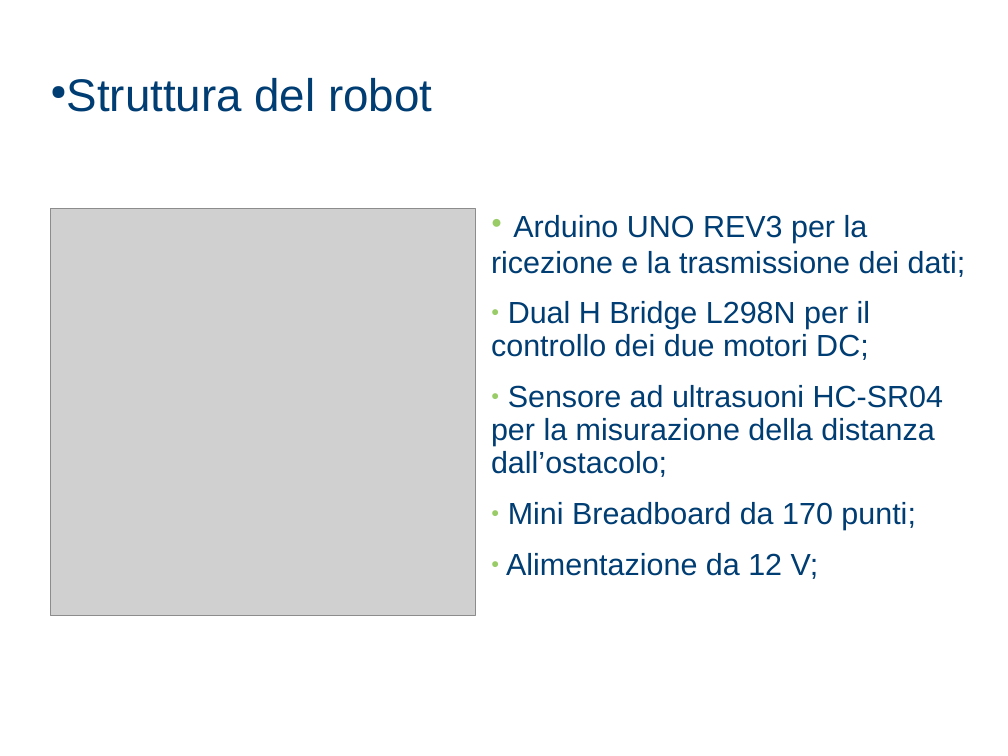
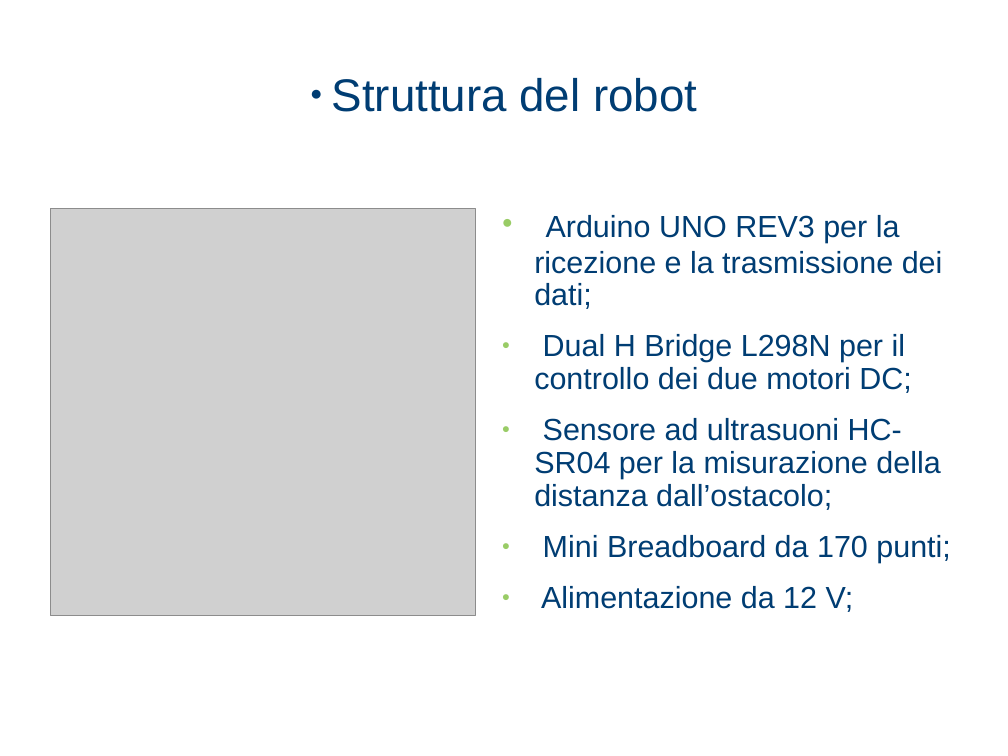
Before and after one commit to ivochan/ArduCARino, a slide deck: slide 4 of presentation/PresentazioneProgettoTecnologie_powerpoint.pptx. Drawn at 1008x756 pixels with LibreOffice and Linux fonts; fonts in the diff are those of the drawing; grey boxes stand for pictures; background and template pictures are left out. Boxes give left, top, right and bottom in pixels: in the first picture for what was removed or moved away, otherwise in the second. Text is boxed around its words. In the diff, an @@ line names an element or a change of style, - is before the commit and + after.

```diff
--- a/presentation/PresentazioneProgettoTecnologie_powerpoint.pptx
+++ b/presentation/PresentazioneProgettoTecnologie_powerpoint.pptx
@@ title "Struttura del robot" at [332,78,697,112]: highlight #000000 to none; bullet none to ●; more space between paragraphs @@
@@ text "Arduino UNO REV3 per la ..." at [534,215,951,612]: highlight #000000 to none @@
```
Also in this commit, not shown: 6 other slides changed, 4 other files.
